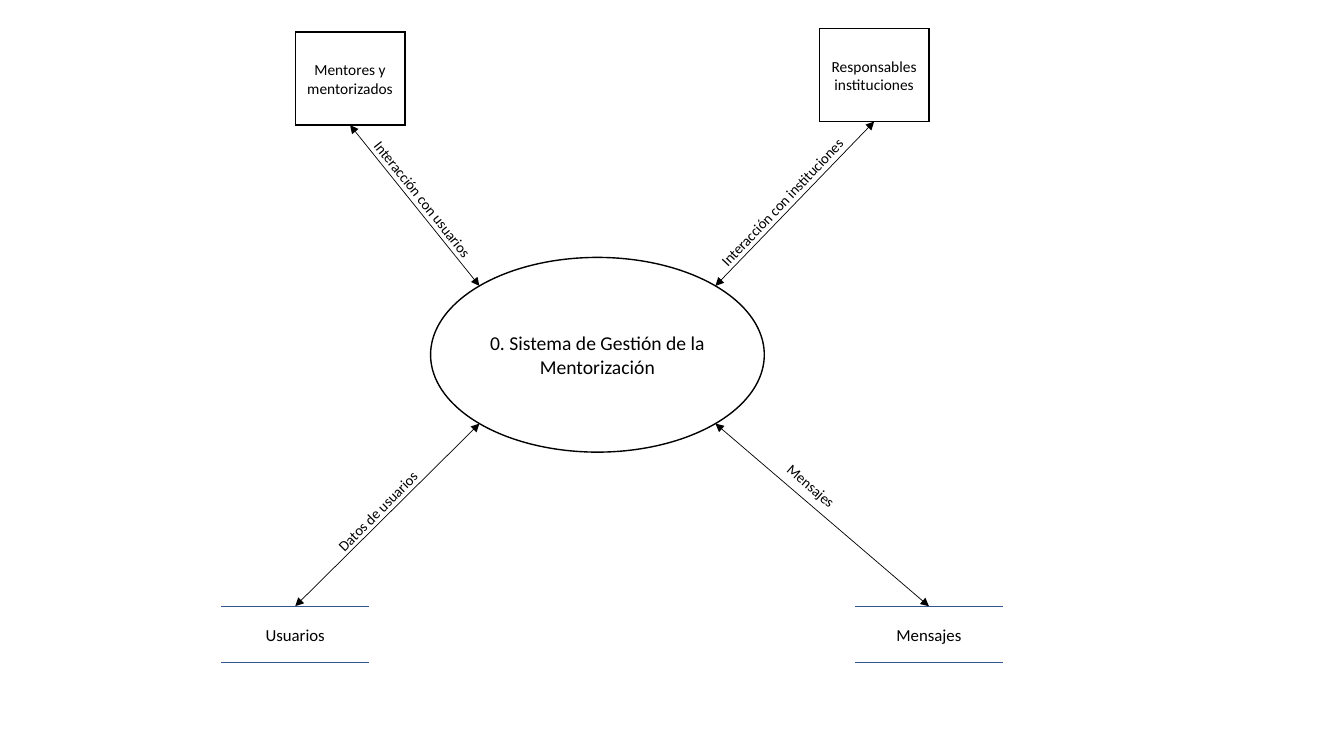
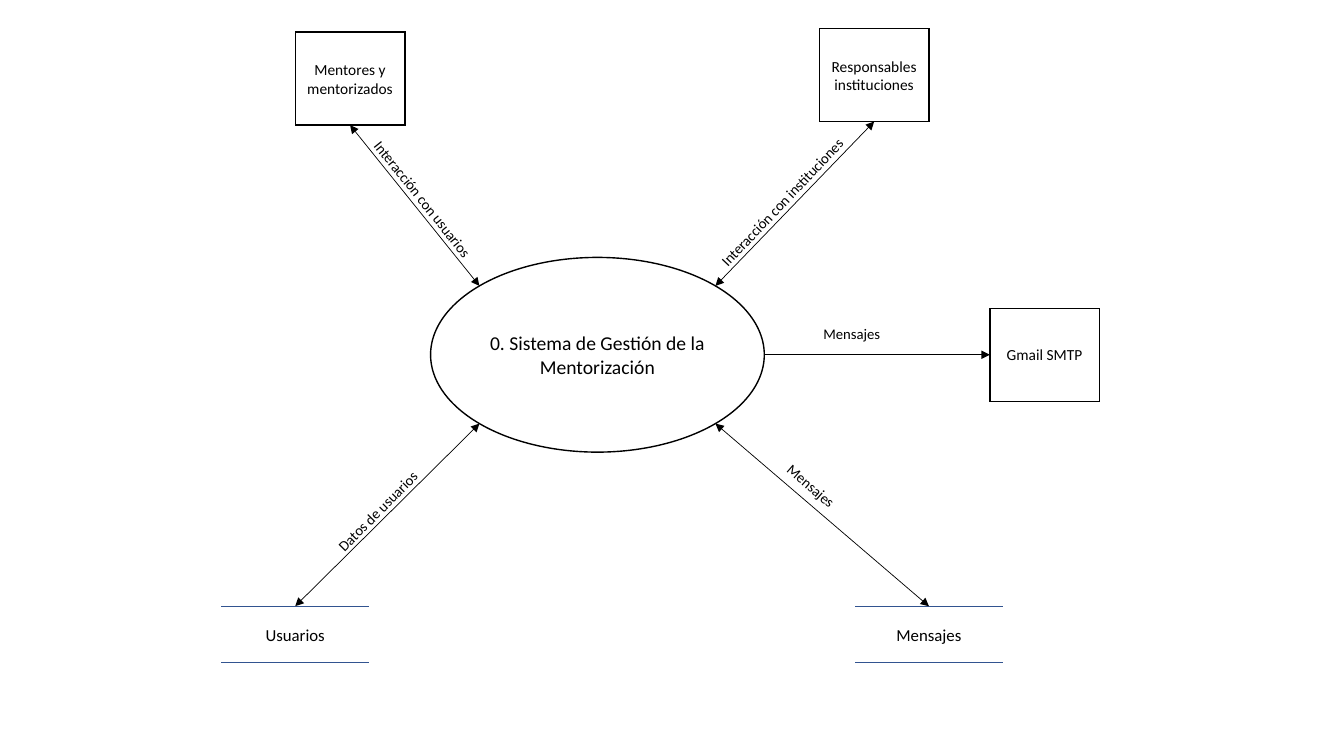
Before and after one commit to jacknieve/TFG, a slide deck: slide 3 of Diseños/aquitectura.pptx. Drawn at 1344x756 pixels with LibreOffice and Linux fonts; fonts in the diff are those of the drawing. Boxes give left, top, right and bottom in pixels: in the first picture for what was removed or moved away, otherwise in the second. Text is boxed around its words. In the diff, an @@ line names an element or a change of style, - is before the commit and + after.

```diff
--- a/Diseños/aquitectura.pptx
+++ b/Diseños/aquitectura.pptx
@@ text added at [823,329,880,342], 10.5 pt, text #000000 @@
+Mensajes
@@ rectangle added at [990,309,1100,401], fill #FFFFFF, outline #000000 1 pt, 11 pt, text #000000 @@
+Gmail SMTP
@@ arrow added from (764, 355) to (990, 355), #000000 0.5 pt @@
```
Also in this commit, not shown: 3 other slides changed, 38 other files.
